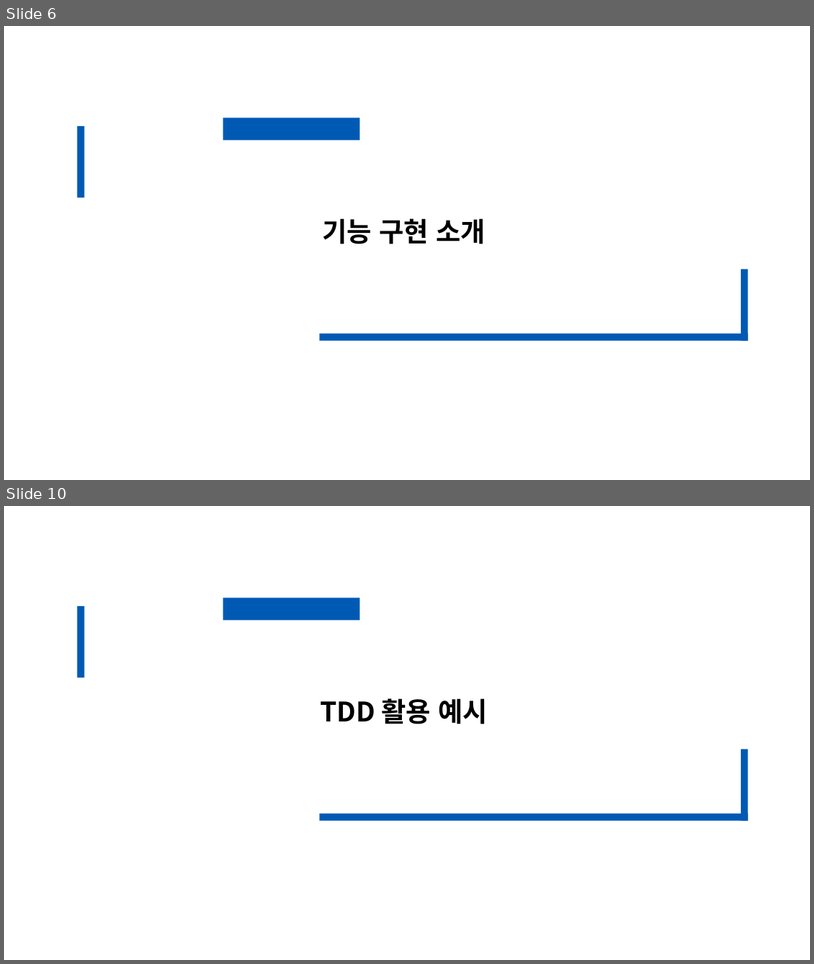
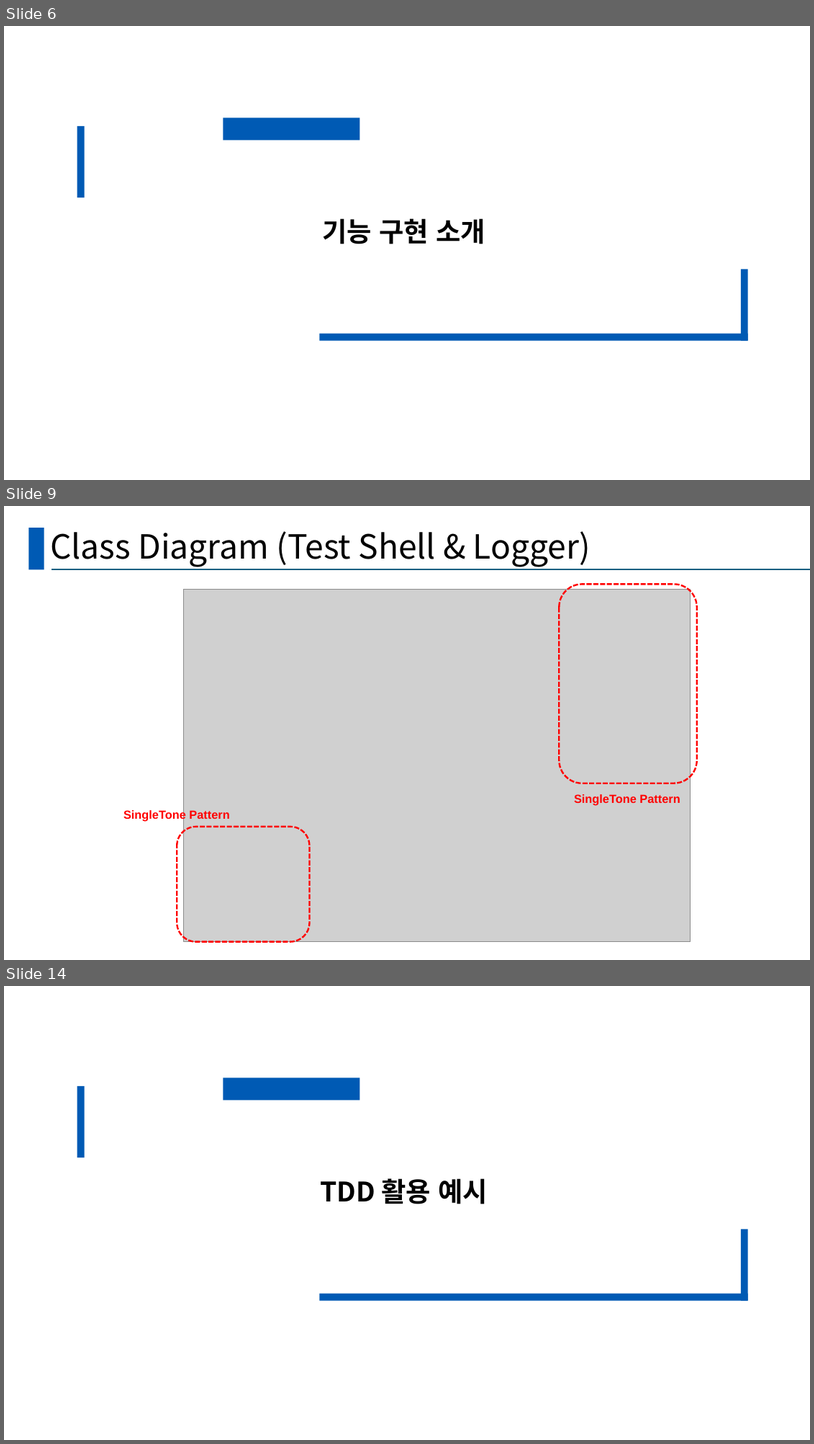
Before and after one commit to hy-ra-na/presentation_Americano, a slide deck: 발표양식.pptx. Shown one above the other, each under a label of ours: slides 6 and 10 before the commit, slides 6, 9 and 14 after it; the slides between them are not shown. The pictures are 814x964 and 814x1444 pixels, drawn with LibreOffice and Linux fonts; fonts in the diff are those of the drawing; grey boxes stand for pictures. Boxes give left, top, right and bottom in pixels: in the first picture for what was removed or moved away, otherwise in the second. Text is boxed around its words. In the diff, an @@ line names an element or a change of style, - is before the commit and + after.

```diff
--- a/발표양식.pptx
+++ b/발표양식.pptx
@@ slide 9 added at <box>4,506,810,960</box>, background #FFFFFF @@
@@ rectangle added at <box>28,528,44,569</box>, fill #005AB4 @@
@@ title added at <box>50,531,591,567</box>, 39.6 pt, text #000000 @@
+Class Diagram (Test Shell & Logger)
@@ line added from (52, 569) to (810, 569), #156082 1.5 pt @@
@@ group added at <box>124,584,697,942</box>: 2 rounded rectangles, 2 texts, 1 picture @@
+SingleTone Pattern
+SingleTone Pattern
@@ what was slide 10 is now slide 14 @@
```
Also in this commit, not shown: 2 slides changed, 8 other slides added, 3 slides removed.
